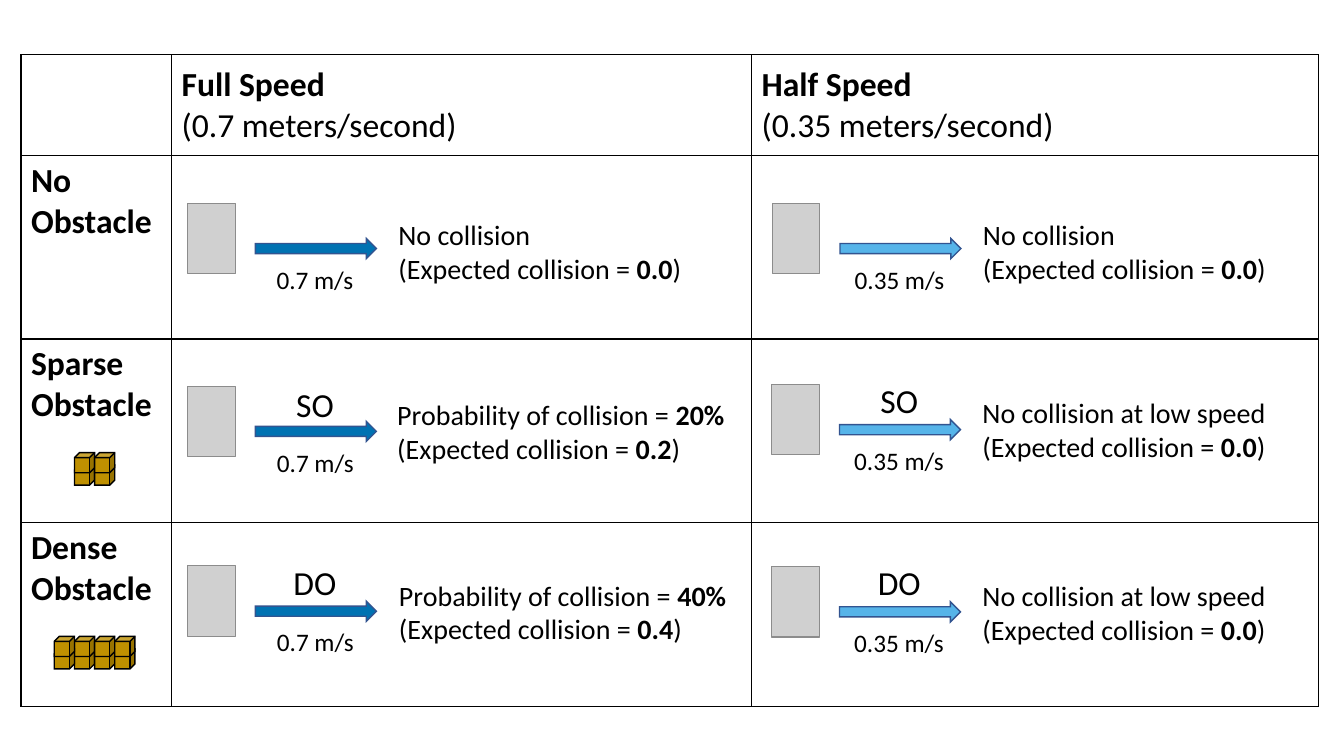
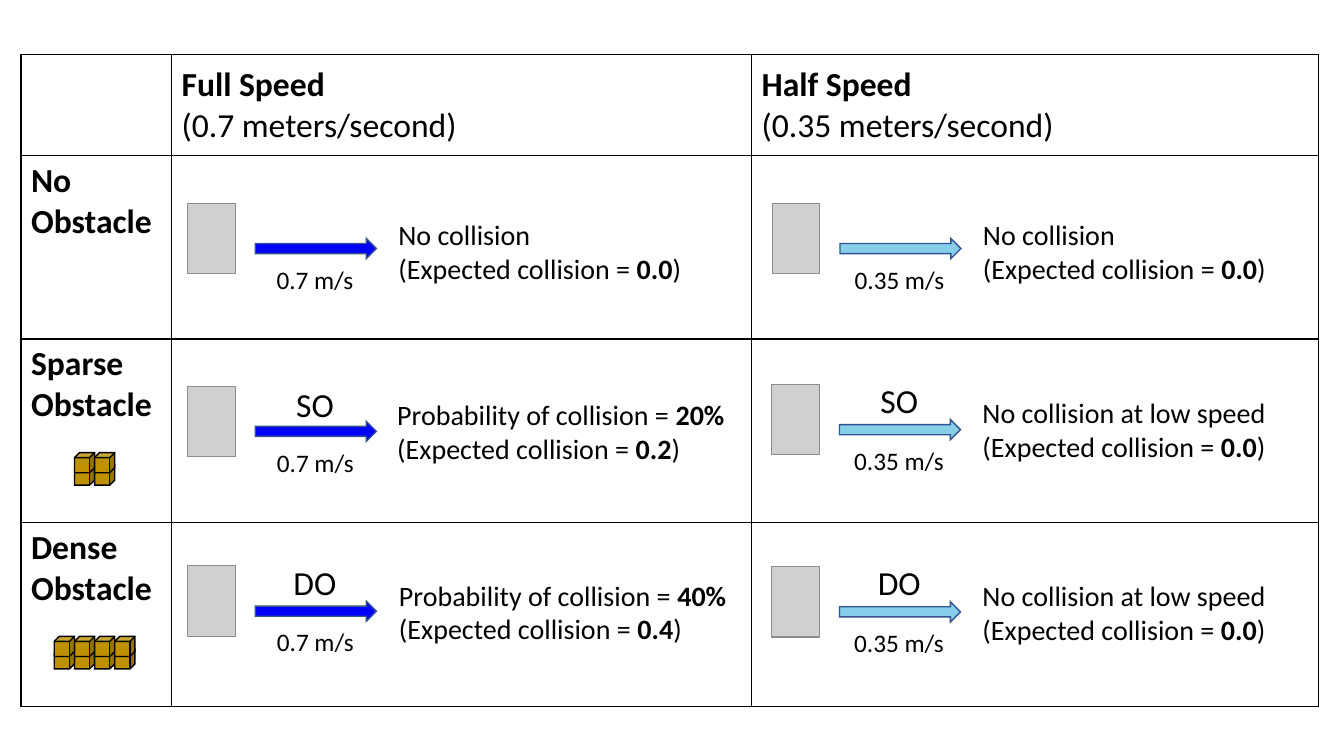
Before and after one commit to cmu-able/explainable-planning, a slide deck: slide 11 of XPlanningEvaluation/data/instruction/instruction-color-blind-friendly.pptx. Drawn at 1344x756 pixels with LibreOffice and Linux fonts; fonts in the diff are those of the drawing; grey boxes stand for pictures. Boxes give left, top, right and bottom in pixels: in the first picture for what was removed or moved away, otherwise in the second. Text is boxed around its words. In the diff, an @@ line names an element or a change of style, - is before the commit and + after.

Commit message:
updated instruction-color-blind-friendly.pptx to use shapes and consistent colors with graphviz colors

```diff
--- a/XPlanningEvaluation/data/instruction/instruction-color-blind-friendly.pptx
+++ b/XPlanningEvaluation/data/instruction/instruction-color-blind-friendly.pptx
@@ fill #0072B2 to #0000FF in 3 elements at (x1=255, y1=239, x2=376, y2=259), (x1=255, y1=601, x2=376, y2=621), (x1=255, y1=421, x2=376, y2=442) @@
@@ fill #56B4E9 to #87CEEB in 3 elements at (x1=840, y1=239, x2=961, y2=259), (x1=840, y1=419, x2=961, y2=440), (x1=840, y1=602, x2=961, y2=622) @@
```
Also in this commit, not shown: 6 other slides changed.
